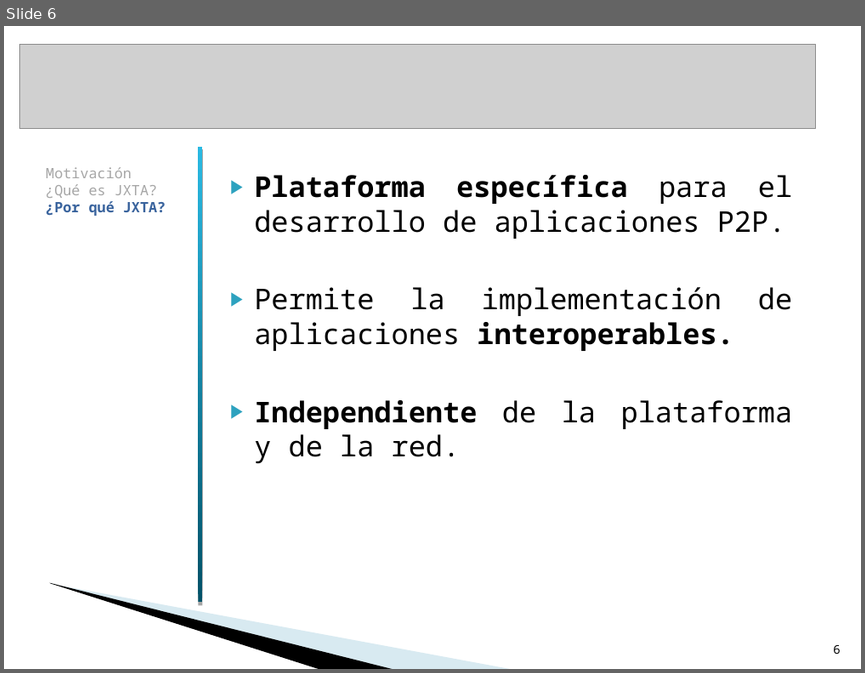
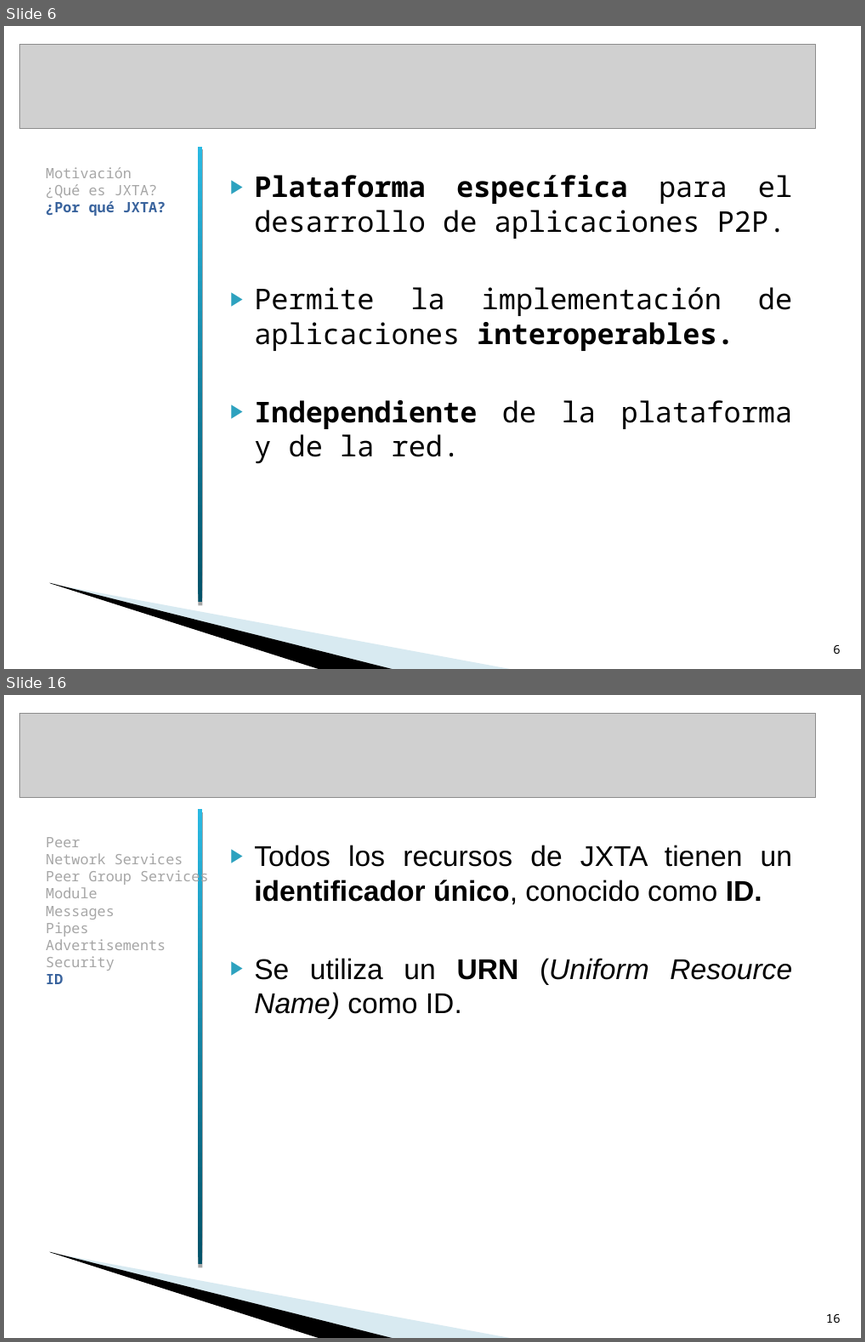
Before and after one commit to txedo/isi-practicas-5, a slide deck: sistemas-colaboracion/p2p-jxta/presentacion/PresentaciónColaboracion.ppt. Shown one above the other, each under a label of ours: slide 6 before the commit, slides 6 and 16 after it; the slides between them are not shown. The pictures are 865x673 and 865x1342 pixels, drawn with LibreOffice and Linux fonts; fonts in the diff are those of the drawing; grey boxes stand for pictures; background and template pictures are left out. Boxes give left, top, right and bottom in pixels: in the first picture for what was removed or moved away, otherwise in the second. Text is boxed around its words. In the diff, an @@ line names an element or a change of style, - is before the commit and + after.

Commit message:
Colaboracion(jxta):   Presentacion

```diff
--- a/sistemas-colaboracion/p2p-jxta/presentacion/PresentaciónColaboracion.ppt
+++ b/sistemas-colaboracion/p2p-jxta/presentacion/PresentaciónColaboracion.ppt
@@ slide 16 added at <box>4,695,861,1338</box>, background #FFFFFF; not listed: 2 template elements that a slide beside it also shows @@
@@ picture added at <box>19,713,816,797</box> @@
@@ rectangle added at <box>199,809,203,1264</box>, fill gradient #005269 to #2ABAE3 @@
@@ text added at <box>46,837,209,984</box>, 12 pt, text #A6A6A6 @@
+Peer
+Network Services
+Peer Group Services
+Module
+Messages
+Pipes
+Advertisements
+Security
+ID
@@ text added at <box>254,845,792,1019</box>, 24 pt, text #000000 @@
+▶ Todos los recursos de JXTA tienen un identificador único, conocido como ID.
+▶ Se utiliza un URN (Uniform Resource Name) como ID.
@@ page number added at <box>826,1314,840,1322</box>, 10 pt, text #000000 @@
+16
```
Also in this commit, not shown: 11 slides changed, 14 other slides added.
